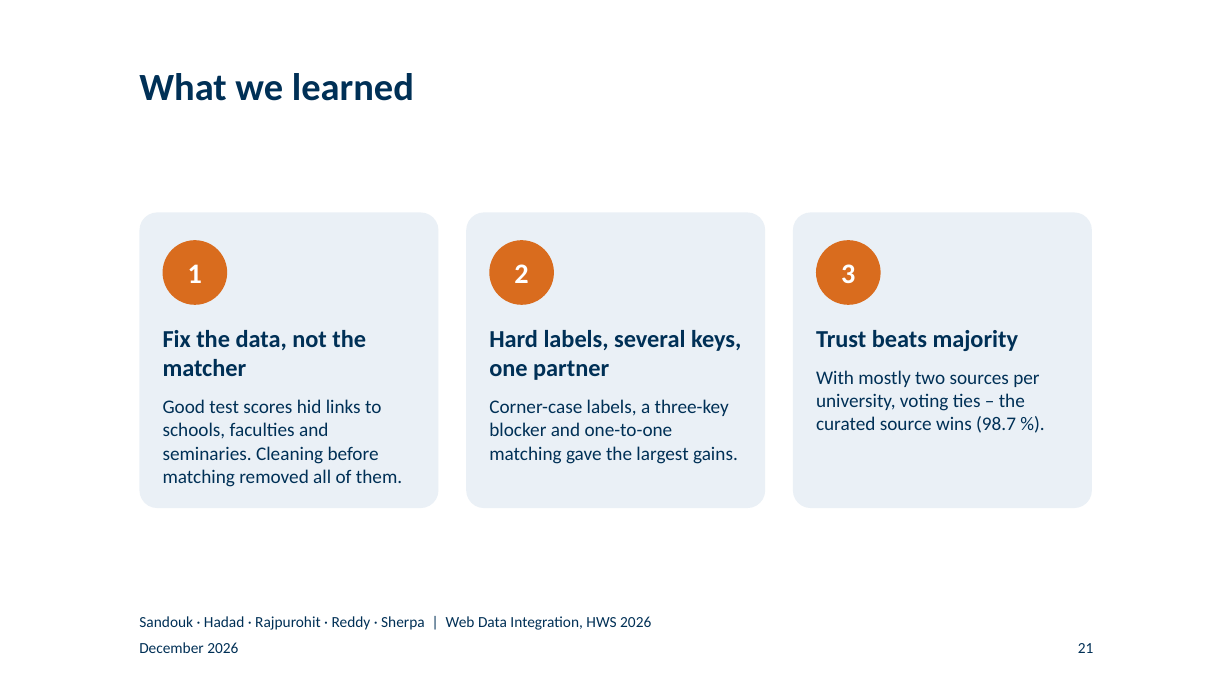
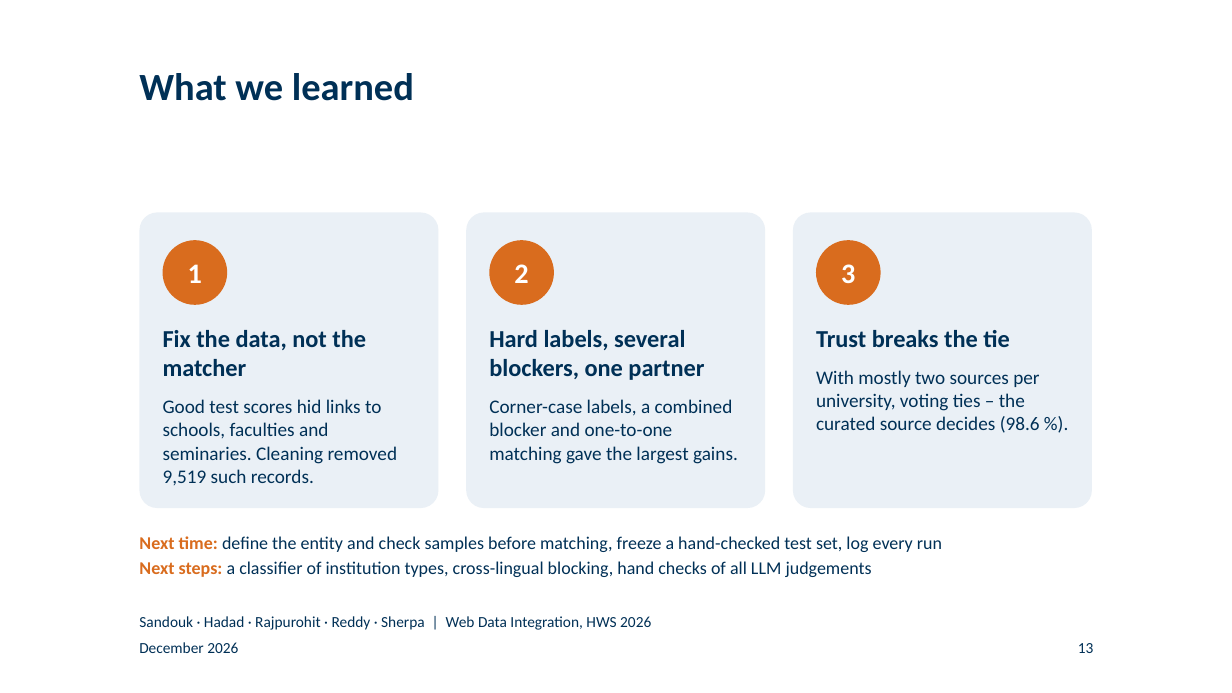
Before and after one commit to BlackSamuron0305/Web-Data-Integration-Project-HWS2026, a slide deck: slide 13 of submission/final-presentation/final_presentation.pptx (slide 21 before the commit). Drawn at 1232x693 pixels with LibreOffice and Linux fonts; fonts in the diff are those of the drawing; background and template pictures are left out. Boxes give left, top, right and bottom in pixels: in the first picture for what was removed or moved away, otherwise in the second. Text is boxed around its words. In the diff, an @@ line names an element or a change of style, - is before the commit and + after.

```diff
--- a/submission/final-presentation/final_presentation.pptx
+++ b/submission/final-presentation/final_presentation.pptx
@@ text at <box>489,330,738,464</box>: text changed @@
-Hard labels, several keys, one partner
-Corner-case labels, a three-key blocker and one-to-one matching gave the largest gains.
+Hard labels, several blockers, one partner
+Corner-case labels, a combined blocker and one-to-one matching gave the largest gains.
@@ text at <box>816,330,1040,433</box>: text changed @@
-Trust beats majority
-With mostly two sources per university, voting ties – the curated source wins (98.7 %).
+Trust breaks the tie
+With mostly two sources per university, voting ties – the curated source decides (98.6 %).
@@ text at <box>163,399,398,485</box>: text changed @@
-Good test scores hid links to schools, faculties and seminaries. Cleaning before matching removed all of them.
+Good test scores hid links to schools, faculties and seminaries. Cleaning removed 9,519 such records.
@@ text added at <box>139,536,942,577</box>, 14 pt, text #003056 @@
+Next time: define the entity and check samples before matching, freeze a hand-checked test set, log every run
+Next steps: a classifier of institution types, cross-lingual blocking, hand checks of all LLM judgements
@@ page number at <box>1078,643,1094,653</box>: text changed @@
-21
+13
```
Also in this commit, not shown: 18 other slides changed, 2 slides removed, 33 other files.
